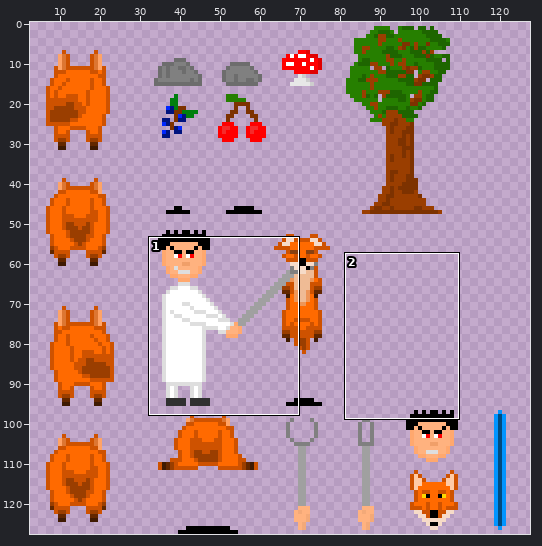
Two versions of one sprite sheet, spriteSheet.png. The first picture is a wide view before the edit; the outline marks the close-up.
Close-up. Earlier state:
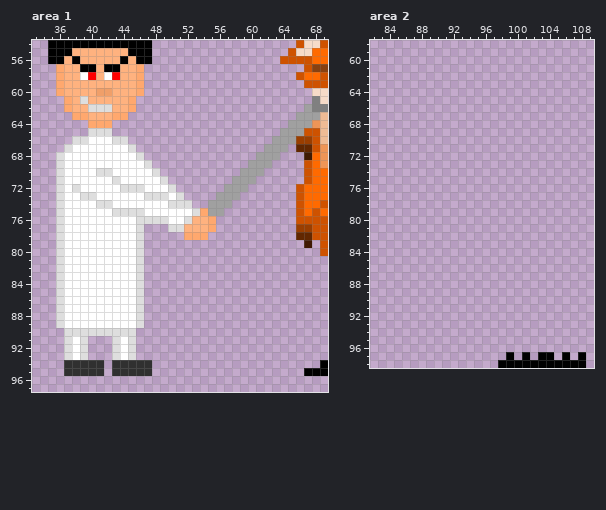
The file is 128x128 pixels. Colours within 5 levels of each other are drawn and written as one. Shown: area 1: x 33..69, y 54..97; area 2: x 82..109, y 58..98. The wide view leaves out empty margins. The commit also changed other parts of the picture, which this record leaves out.
Now the later version:
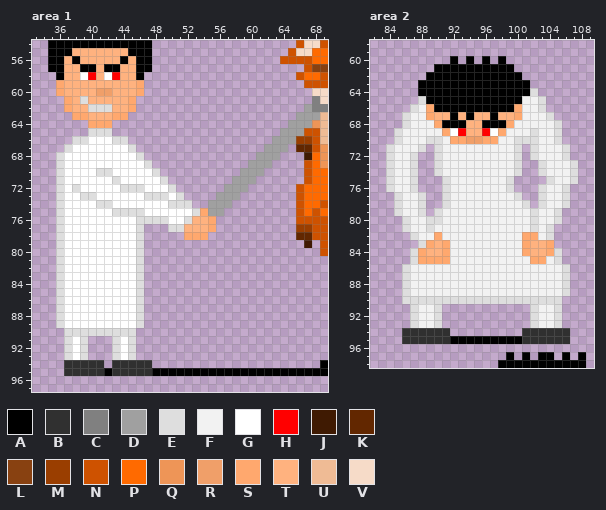
Palette (. is transparent): A #000000  B #303030  C #808080  D #a0a0a0  E #dedede  F #f2f2f2  G #ffffff  H #ff0000  J #3f1a02  K #622700  L #884111  M #9a3e00  N #ce5200  P #ff6a00  Q #ee9557  R #f09f69  S #ffa86e  T #ffb27f  U #efbb95  V #f6dbc8
Difference:
{"where": "area 1"}
{"y":57,"x":35,"old":".S","new":"AA"}
{"y":57,"x":46,"old":"S.","new":"AA"}
{"y":58,"x":36,"old":"S","new":"A"}
{"y":58,"x":46,"old":"S","new":"A"}
{"y":95,"x":42,"old":".","new":"A"}
{"y":95,"x":48,"old":"...................","new":"AAAAAAAAAAAAAAAAAAA"}
{"where": "area 2"}
{"y":60,"x":92,"old":".","new":"A"}
{"y":60,"x":94,"old":".","new":"A"}
{"y":60,"x":96,"old":".","new":"A"}
{"y":60,"x":98,"old":".","new":"A"}
{"y":61,"x":90,"old":"..........","new":"AAAAAAAAAA"}
{"y":62,"x":89,"old":"............","new":"AAAAAAAAAAAA"}
{"y":63,"x":88,"old":"..............","new":"AAAAAAAAAAAAAA"}
{"y":64,"x":88,"old":"...............","new":"AAAAAAAAAAAAAAE"}
{"y":65,"x":88,"old":"................","new":"EAAAAAAAAAAAAFFE"}
{"y":66,"x":87,"old":".................","new":"EFSAAAAAAAAAASFFE"}
{"y":67,"x":86,"old":"...................","new":"EFFSTTATATTATTSFFFE"}
{"y":68,"x":86,"old":"....................","new":"EFFFSAAATTAAASFFFFFE"}
{"y":69,"x":85,"old":".....................","new":"EFFFFFSGHTTHGSFFFEFFE"}
{"y":70,"x":85,"old":".....................","new":"EFFFEEFSSRRSSFFEEEFFE"}
{"y":71,"x":84,"old":".....","new":"EFFFE"}
{"y":71,"x":90,"old":"...........","new":"EFFFFFFFFFE"}
{"y":71,"x":102,"old":".....","new":"EFFFE"}
{"y":72,"x":84,"old":"....","new":"EFFE"}
{"y":72,"x":90,"old":"...........","new":"EFFFFFFFFFE"}
{"y":72,"x":102,"old":".....","new":"EFFFE"}
{"y":73,"x":84,"old":"....","new":"EFFE"}
{"y":73,"x":90,"old":"...........","new":"EFFFFFFFFFE"}
{"y":73,"x":103,"old":".....","new":"EFFFE"}
{"y":74,"x":84,"old":"....","new":"EFFE"}
{"y":74,"x":90,"old":"...........","new":"EFFFFFFFFFE"}
{"y":74,"x":103,"old":".....","new":"EFFFE"}
{"y":75,"x":84,"old":"....","new":"EFFE"}
{"y":75,"x":91,"old":".........","new":"EFFFFFFFE"}
{"y":75,"x":104,"old":"....","new":"EFFE"}
{"y":76,"x":84,"old":"....","new":"EFFE"}
{"y":76,"x":91,"old":".........","new":"EFFFFFFFE"}
{"y":76,"x":103,"old":"....","new":"EFFE"}
{"y":77,"x":85,"old":"....","new":"EFFE"}
{"y":77,"x":91,"old":"..........","new":"EFFFFFFFFE"}
{"y":77,"x":103,"old":"....","new":"EFFE"}
{"y":78,"x":85,"old":"....","new":"EFFE"}
{"y":78,"x":91,"old":"...........","new":"EFFFFFFFFFE"}
{"y":78,"x":103,"old":"....","new":"EFFE"}
{"y":79,"x":85,"old":"....","new":"EFFE"}
{"y":79,"x":90,"old":"................","new":"EFFFFFFFFFFFEFFE"}
{"y":80,"x":86,"old":"....................","new":"EFFEEFFFFFFFFFFFEFFE"}
{"y":81,"x":86,"old":"...................","new":"EFFEFFFFFFFFFFFFEFE"}
{"y":82,"x":87,"old":"..................","new":"EFFSFFFFFFFFFFSSFE"}
{"y":83,"x":88,"old":".................","new":"ESTSFFFFFFFFFSTTS"}
{"y":84,"x":87,"old":"...................","new":"ESTTSFFFFFFFFFSTTSE"}
{"y":85,"x":87,"old":"...................","new":"ESSSSFFFFFFFFFFSSFE"}
{"y":86,"x":86,"old":".....................","new":"EFFFFFFFFFFFFFFFFFFFE"}
{"y":87,"x":86,"old":".....................","new":"EFFFFFFFFFFFFFFFFFFFE"}
{"y":88,"x":86,"old":".....................","new":"EFFFFFFFFFFFFFFFFFFFE"}
{"y":89,"x":86,"old":".....................","new":"EFFFFFFFFFFFFFFFFFFFE"}
{"y":90,"x":86,"old":"....................","new":"EEEEEEEEEEEEEEEEEEEE"}
{"y":91,"x":87,"old":"....","new":"EFFE"}
{"y":91,"x":102,"old":"....","new":"EFFE"}
{"y":92,"x":87,"old":"....","new":"EFFE"}
{"y":92,"x":102,"old":"....","new":"EFFE"}
{"y":93,"x":87,"old":"....","new":"EFFE"}
{"y":93,"x":102,"old":"....","new":"EFFE"}
{"y":94,"x":86,"old":"......","new":"BBBBBB"}
{"y":94,"x":101,"old":"......","new":"BBBBBB"}
{"y":95,"x":86,"old":".....................","new":"BBBBBBAAAAAAAAABBBBBB"}
{"label":"changed","picture_box":[48,64,64,80]}
{"label":"changed","picture_box":[136,64,152,80]}
{"label":"added","picture_box":[104,368,112,376]}
{"label":"added","picture_box":[152,368,304,376]}
{"label":"added","picture_box":[386,56,578,344]}
